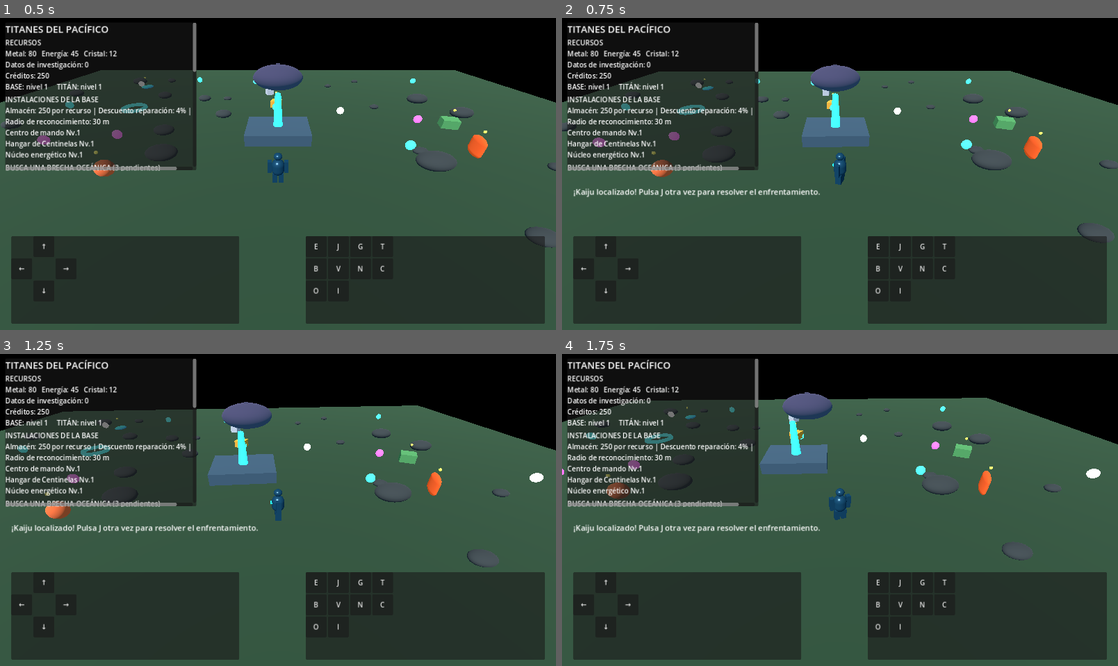
Above: before the commit, frames 1-4 (two rows, left to right).
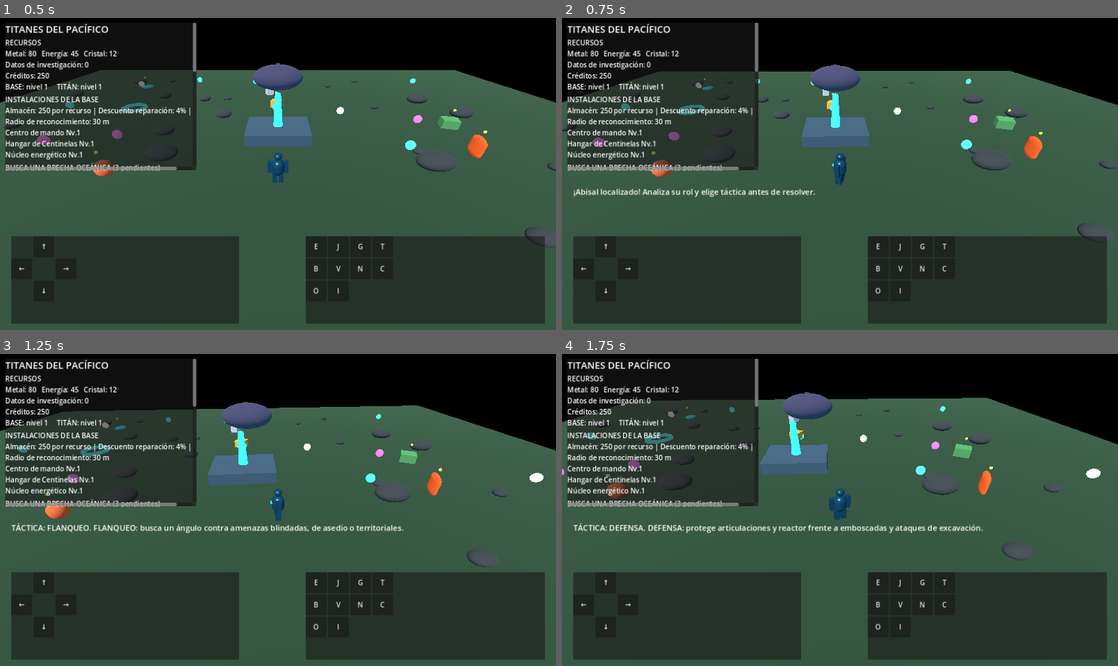
Above: after the commit, the same moments.

Repository: edwjacpinros2012-dev/Titanes-del-Pac-fico-
Game: Godot game, scene res://scenes/main.tscn
Same seed, same stepped clock (60 frames per second), same inputs: the game is played once before the commit and once after it.
Inputs:
- Up to frame 1 (0.5 s): no input
- Up to frame 2 (0.75 s): tap Enter at 0.5 s; hold D (move_right) from 0.53 s (still down); hold J (kaiju_engage) from 0.53 s (still down)
- Up to frame 3 (1.25 s): keep holding D (move_right); keep holding J (kaiju_engage); tap Q (tactic_flank, bound only after the commit) at 0.8 s
- Up to frame 4 (1.75 s): release D (move_right) at 1.28 s; release J (kaiju_engage) at 1.28 s; hold S (move_back) from 1.28 s (still down); tap Q (tactic_flank, bound only after the commit) at 1.35 s; tap X (tactic_guard, bound only after the commit) at 1.55 s

Frame 1 is identical in both runs. In frame 2, 0.5% of the frame differs, in the area x 2-47%, y 54-58%; in frame 3, 0.9%; in frame 4, 0.9%, in the area x 2-76%, y 16-58%.

Commit message:
Expose tactical combat choices in keyboard controls and HUD

Diff:
--- a/scripts/main.gd
+++ b/scripts/main.gd
@@ -126,9 +126,18 @@
 	if event.is_action_pressed("kaiju_engage") and kaiju_war:
 		if not kaiju_war.is_encounter_active:
 			kaiju_war.begin_encounter()
-			_show_status("¡Kaiju localizado! Pulsa J otra vez para resolver el enfrentamiento.")
+			_show_status("¡Abisal localizado! Analiza su rol y elige táctica antes de resolver.")
 		else:
 			kaiju_war.resolve_battle("engage")
+	if event.is_action_pressed("tactic_flank") and kaiju_war:
+		if kaiju_war.select_tactic("flank"):
+			_show_status("TÁCTICA: FLANQUEO. " + kaiju_war.last_tactic_feedback)
+	if event.is_action_pressed("tactic_guard") and kaiju_war:
+		if kaiju_war.select_tactic("guard"):
+			_show_status("TÁCTICA: DEFENSA. " + kaiju_war.last_tactic_feedback)
+	if event.is_action_pressed("tactic_precision") and kaiju_war:
+		if kaiju_war.select_tactic("precision"):
+			_show_status("TÁCTICA: PRECISIÓN. " + kaiju_war.last_tactic_feedback)
 	if event.is_action_pressed("kaiju_retreat") and kaiju_war:
 		kaiju_war.resolve_battle("retreat")
 	if event.is_action_pressed("alliance_join") and alliance_manager:
@@ -172,6 +181,9 @@
 	_add_key("scout_helicopters", KEY_H)
 	_add_key("kaiju_engage", KEY_J)
 	_add_key("kaiju_retreat", KEY_G)
+	_add_key("tactic_flank", KEY_Q)
+	_add_key("tactic_guard", KEY_X)
+	_add_key("tactic_precision", KEY_U)
 	_add_key("alliance_join", KEY_K)
 	_add_key("alliance_create", KEY_P)
 	_add_key("save_profile", KEY_F5)
